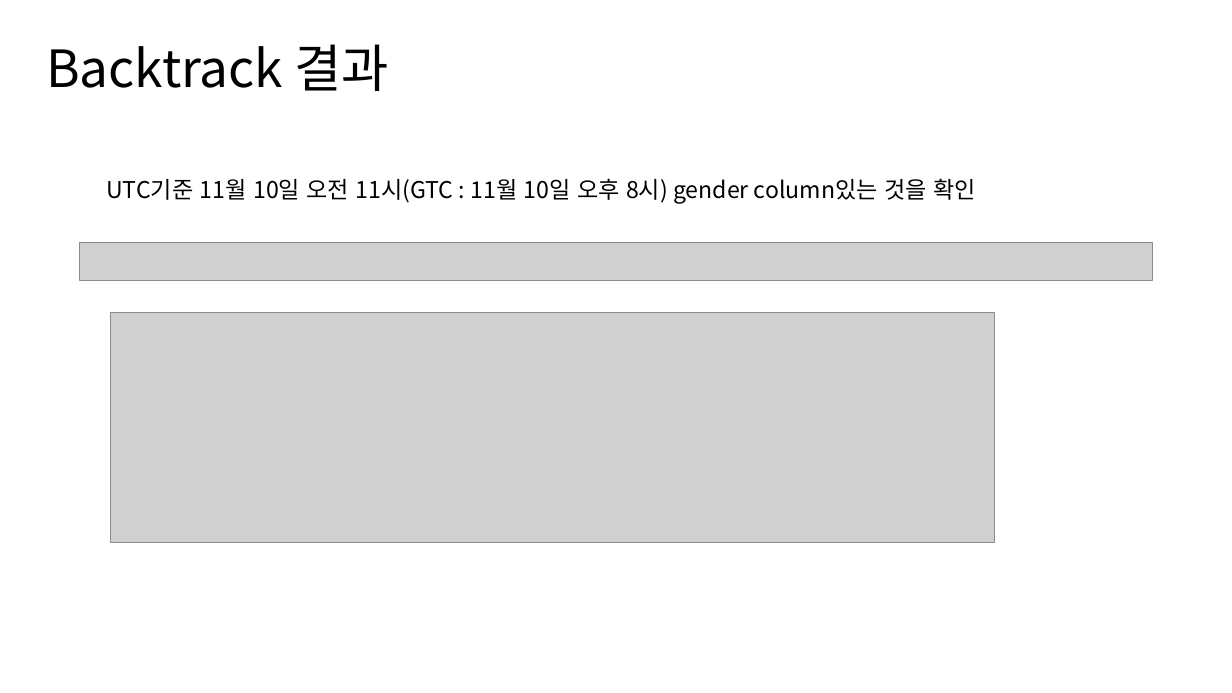
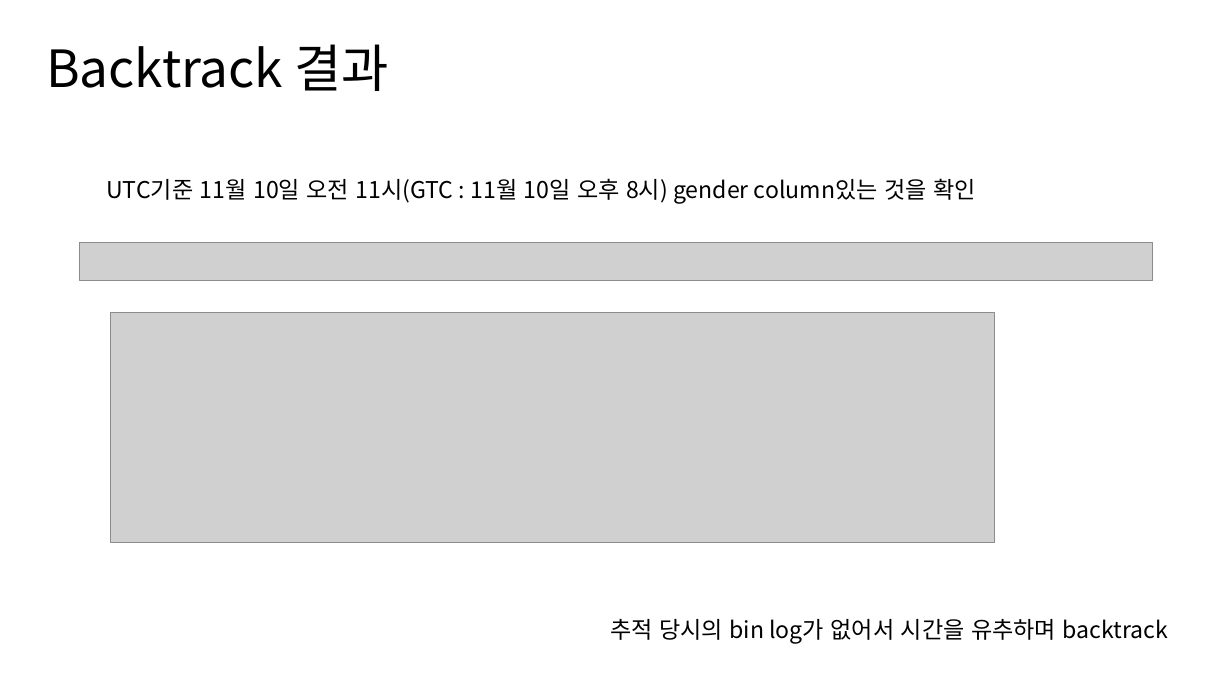
Before and after one commit to mong-head/commento_boot_camp_DBA, a slide deck: slide 11 of 과제4/과제 4.pptx. Drawn at 1232x693 pixels with LibreOffice and Linux fonts; fonts in the diff are those of the drawing; grey boxes stand for pictures. Boxes give left, top, right and bottom in pixels: in the first picture for what was removed or moved away, otherwise in the second. Text is boxed around its words. In the diff, an @@ line names an element or a change of style, - is before the commit and + after.

```diff
--- a/과제4/과제 4.pptx
+++ b/과제4/과제 4.pptx
@@ text added at (x1=610, y1=619, x2=1168, y2=643), 18 pt, text #000000 @@
+추적 당시의 bin log가 없어서 시간을 유추하며 backtrack
```
Also in this commit, not shown: 1 other slide changed.
